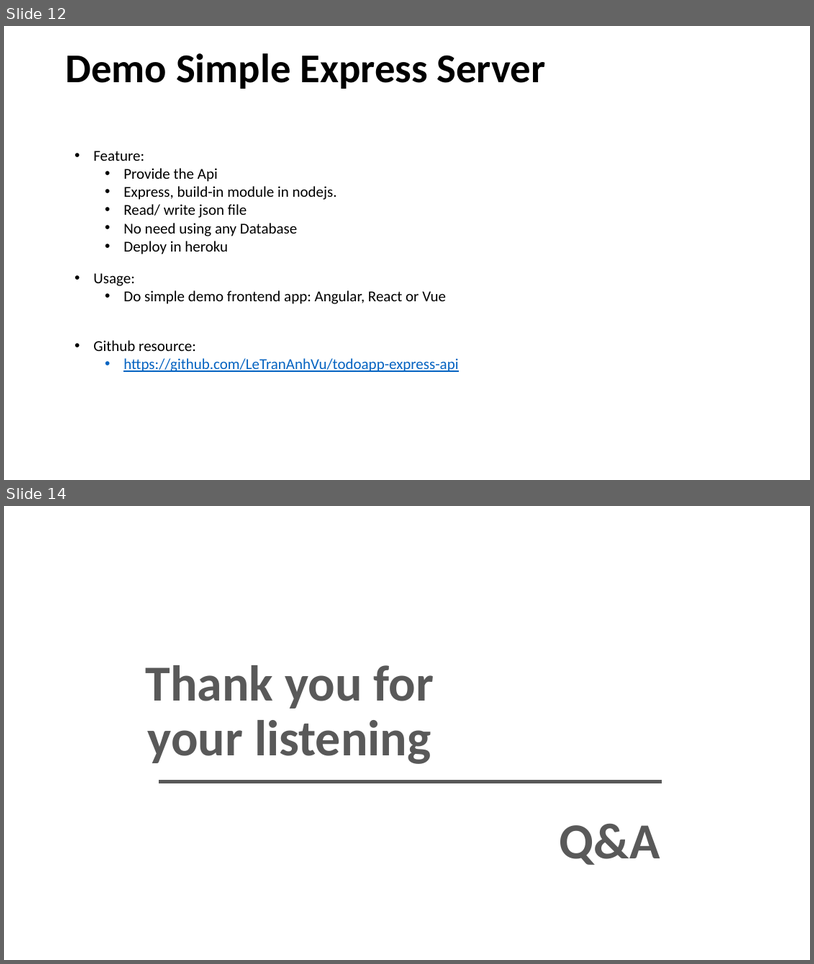
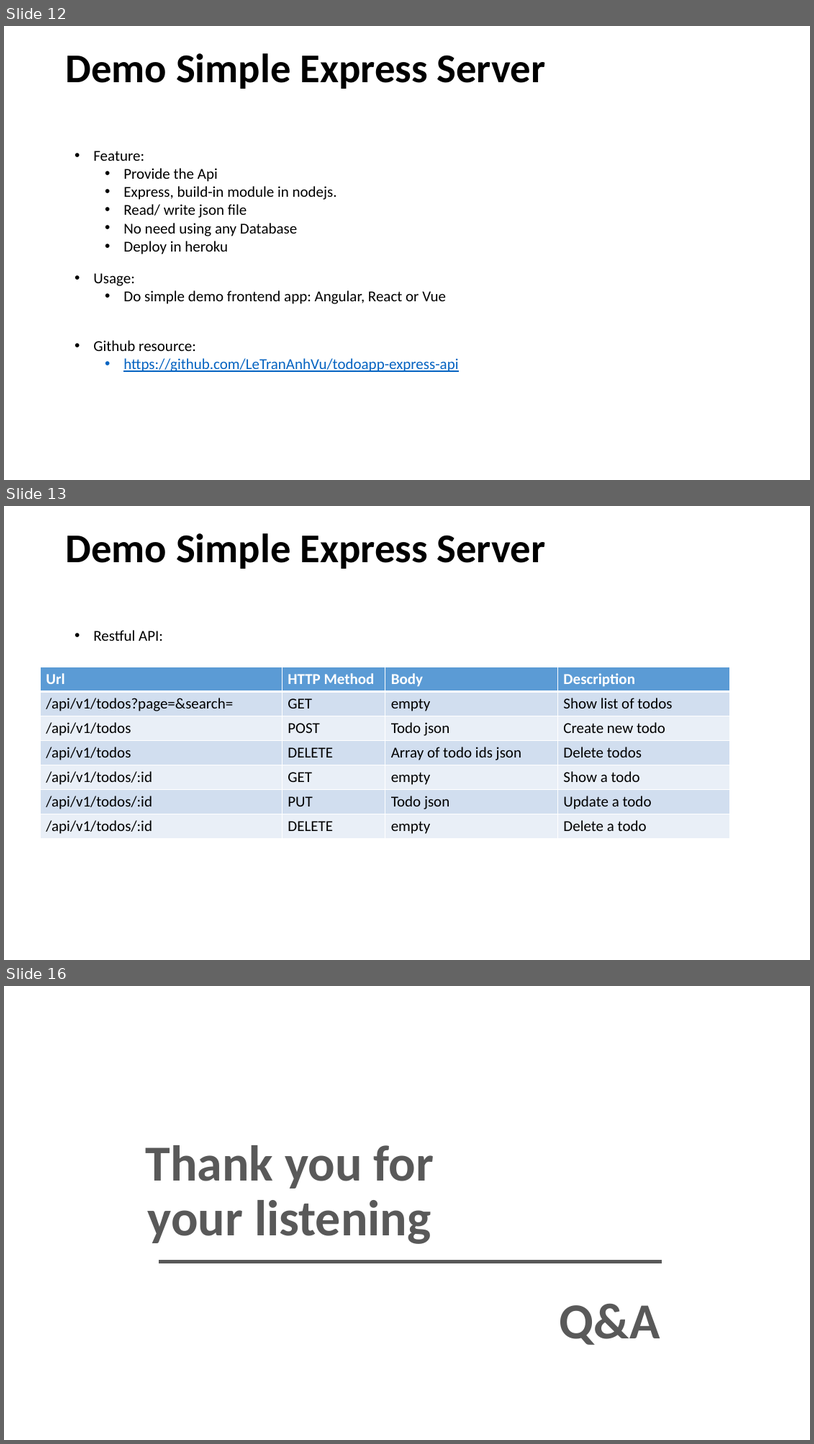
Before and after one commit to LeTranAnhVu/todoapp-express-api, a slide deck: doc/Introduction of Nodejs.pptx. Shown one above the other, each under a label of ours: slides 12 and 14 before the commit, slides 12, 13 and 16 after it; the slides between them are not shown. The pictures are 814x964 and 814x1444 pixels, drawn with LibreOffice and Linux fonts; fonts in the diff are those of the drawing. Boxes give left, top, right and bottom in pixels: in the first picture for what was removed or moved away, otherwise in the second. Text is boxed around its words. In the diff, an @@ line names an element or a change of style, - is before the commit and + after.

```diff
--- a/doc/Introduction of Nodejs.pptx
+++ b/doc/Introduction of Nodejs.pptx
@@ slide 13 added at (4, 506, 810, 960), background #FFFFFF @@
@@ title added at (65, 533, 546, 569), 48.6 pt, text #000000, bold @@
+Demo Simple Express Server
@@ text added at (93, 630, 163, 641), 18 pt, text #000000 @@
+• Restful API:
@@ table added at (40, 667, 730, 839), 7 rows, 4 columns @@
+Url | HTTP Method | Body | Description
+/api/v1/todos?page=&search= | GET | empty | Show list of todos
+/api/v1/todos | POST | Todo json | Create new todo
+/api/v1/todos | DELETE | Array of todo ids json | Delete todos
+/api/v1/todos/:id | GET | empty | Show a todo
+/api/v1/todos/:id | PUT | Todo json | Update a todo
+/api/v1/todos/:id | DELETE | empty | Delete a todo
@@ what was slide 14 is now slide 16 @@
```
Also in this commit, not shown: 3 slides changed, 1 other slide added, 1 other file.
